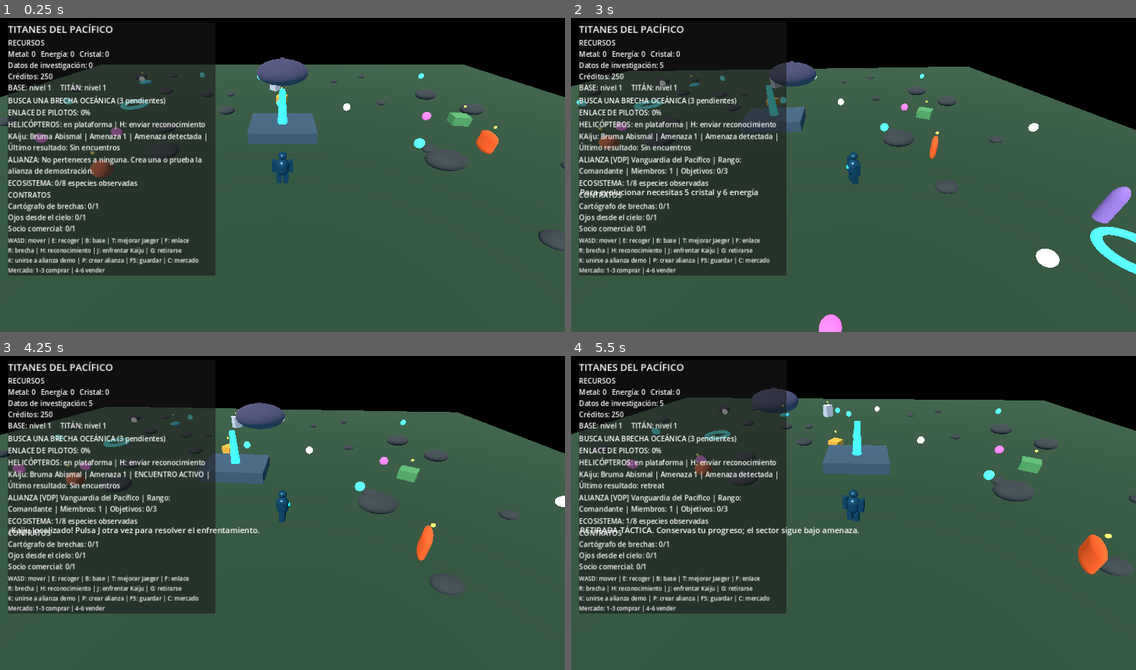
Above: before the commit, frames 1-4 (two rows, left to right).
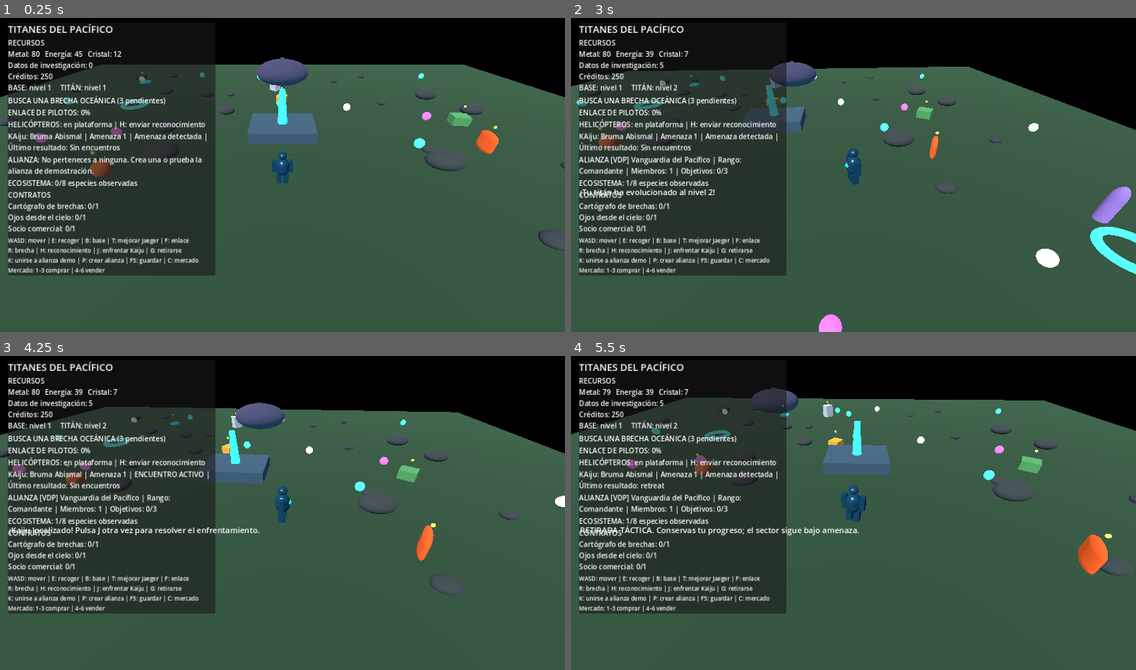
Above: after the commit, the same moments.

Repository: edwjacpinros2012-dev/Titanes-del-Pac-fico-
Game: Godot game, scene res://scenes/main.tscn
The game is run twice, just before and just after one commit, with the same random seed, the same clock (stepped at 60 frames per second) and the same inputs.
Inputs:
- Up to frame 1 (0.25 s): no input
- Up to frame 2 (3 s): hold D (move_right) 0.53-1.28 s; hold P (alliance_create) 0.53-1.28 s; hold S (move_back) 1.28-2.03 s; tap K (alliance_join) at 1.35 s; hold D (move_right) 2.03-2.78 s; hold E (collect) 2.03-2.78 s; hold W (move_forward) from 2.78 s (still down); tap T (evolve_titan) at 2.85 s
- Up to frame 3 (4.25 s): release W (move_forward) at 3.53 s; hold A (move_left) from 3.53 s (still down); hold J (kaiju_engage) from 3.53 s (still down)
- Up to frame 4 (5.5 s): release J (kaiju_engage) at 4.28 s; tap G (kaiju_retreat) at 4.35 s; release A (move_left) at 5.03 s; hold S (move_back) from 5.03 s (still down); hold 3 (market_buy_crystal) from 5.03 s (still down)

The runs differ from the first frame. In frame 1, 0.2% of the frame differs, in the area x 5-22%, y 10-14%; in frame 2, 0.6%, in the area x 1-52%, y 10-58%; in frame 3, 0.3%; in frame 4, 0.3%.

Commit message:
Set recruit starting supplies to match Mark I campaign profile

Diff:
--- a/scripts/main.gd
+++ b/scripts/main.gd
@@ -26,7 +26,7 @@
 var market_label: Label
 var market_open: bool = false
 var research_data: int = 0
-var resources := {"metal": 0, "energia": 0, "cristal": 0}
+var resources := {"metal": 80, "energia": 45, "cristal": 12}
 var base_level := 1
 var titan_level := 1
 var collected_nodes: Array[Node3D] = []
